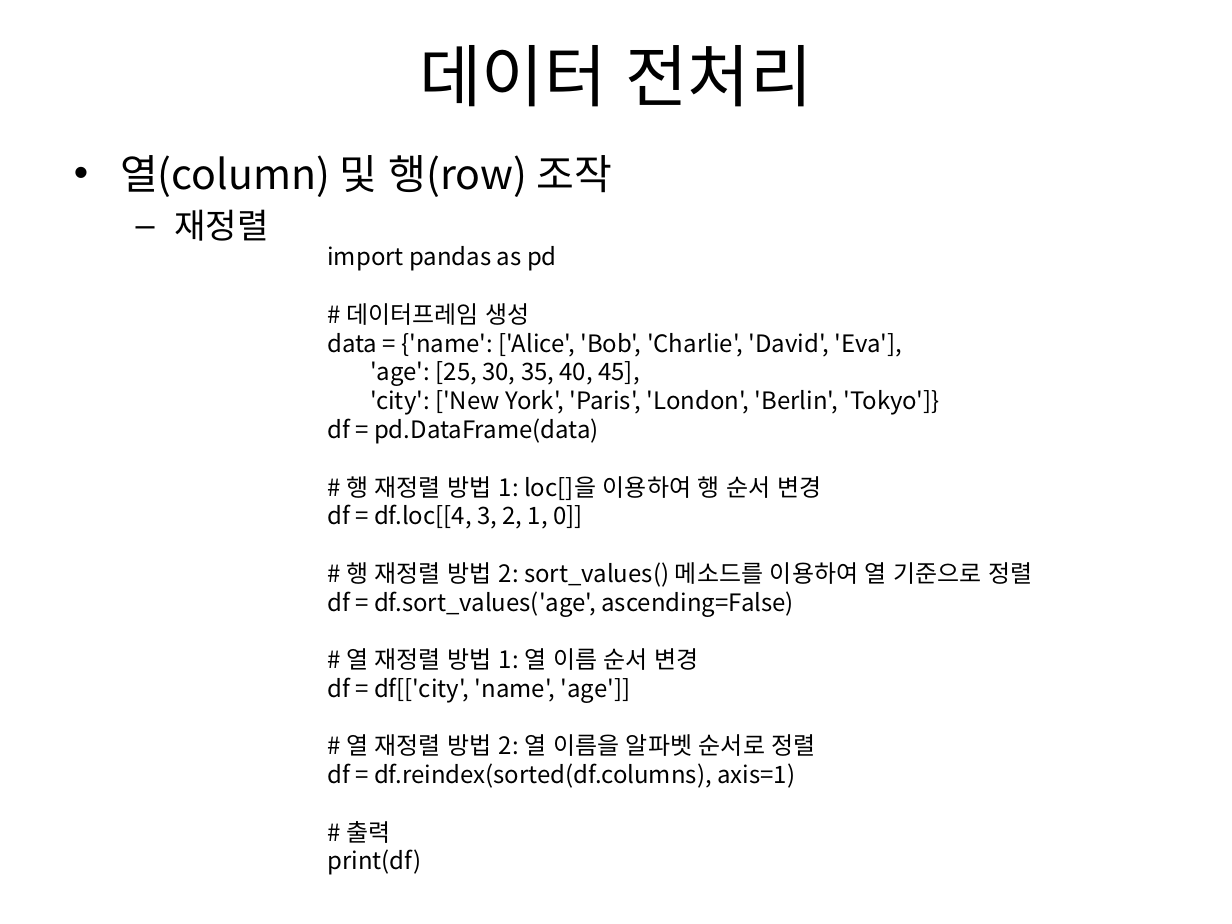
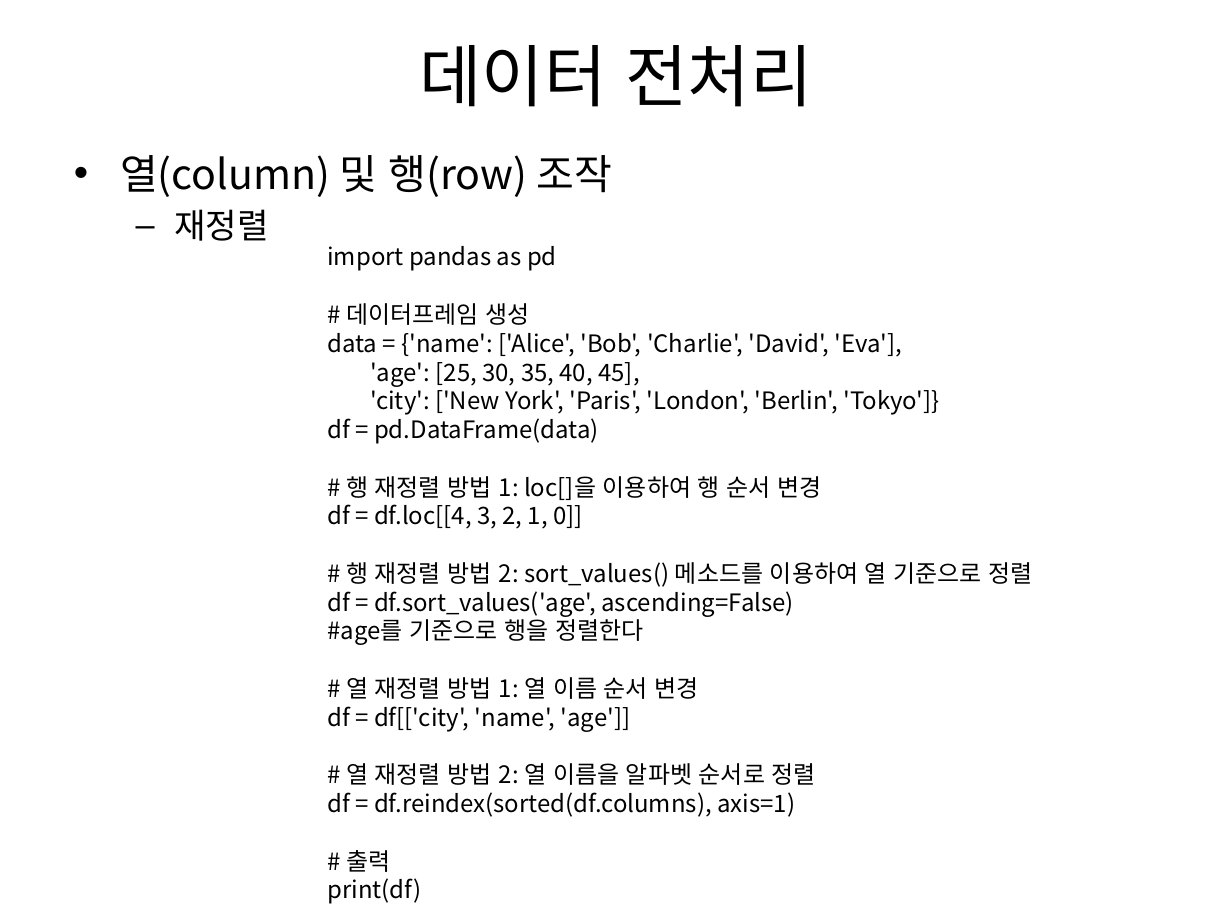
Before and after one commit to MyStraw/python, a slide deck: slide 87 of 파이썬 9.pptx. Drawn at 1232x924 pixels with LibreOffice and Linux fonts; fonts in the diff are those of the drawing. Boxes give left, top, right and bottom in pixels: in the first picture for what was removed or moved away, otherwise in the second. Text is boxed around its words. In the diff, an @@ line names an element or a change of style, - is before the commit and + after.

```diff
--- a/파이썬 9.pptx
+++ b/파이썬 9.pptx
@@ text at (x1=327, y1=615, x2=643, y2=645): paragraph added @@
+#age를 기준으로 행을 정렬한다
```
Also in this commit, not shown: 2 other slides changed, 8 other files.
